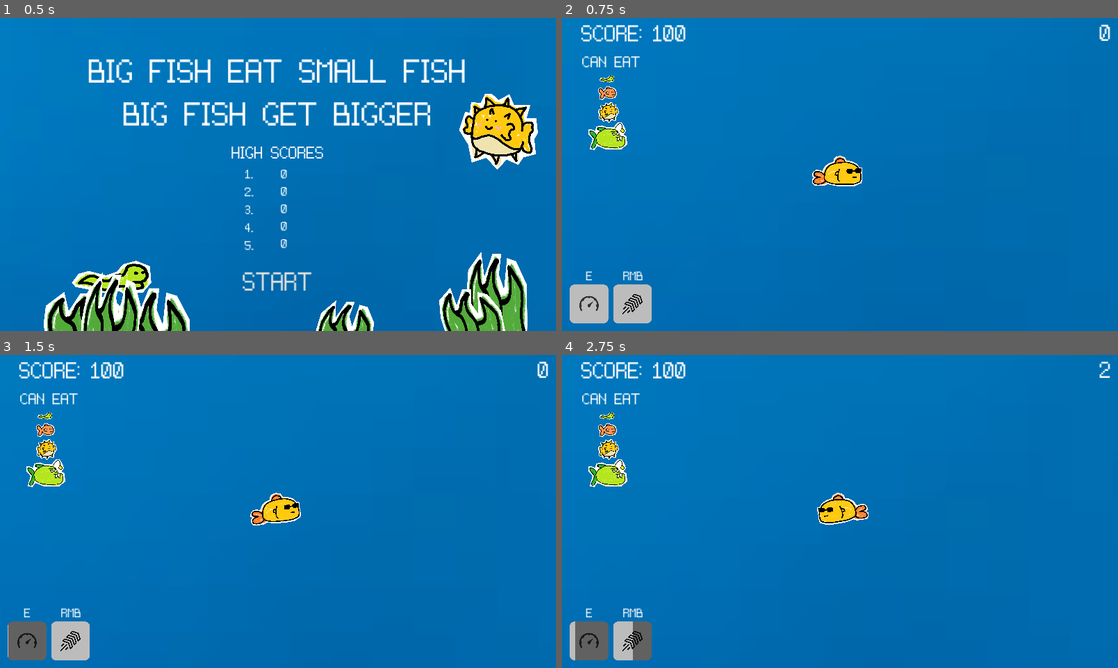
Above: before the commit, frames 1-4 (two rows, left to right).
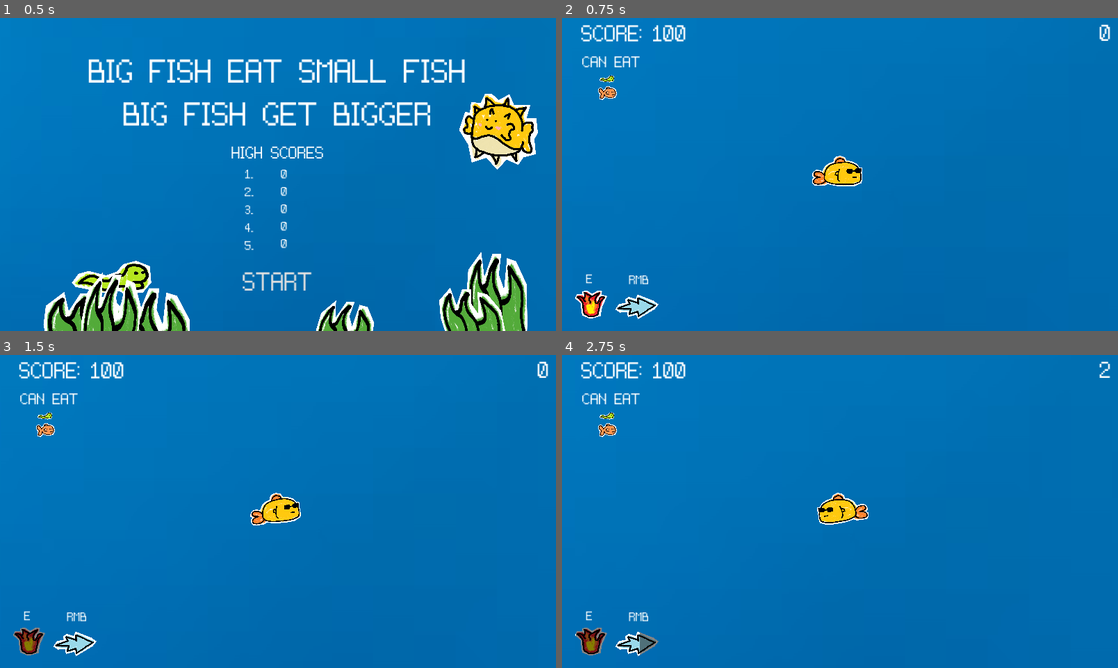
Above: after the commit, the same moments.

Repository: bryanjhdang/gmtk2024
Game: Godot game, scene res://scenes/menu.tscn
The game is run twice, just before and just after one commit, with the same random seed, the same clock (stepped at 60 frames per second) and the same inputs.
Inputs (mouse positions are in pixels of both pictures, inside the frame that each line leads up to):
- Up to frame 1 (0.5 s): no input
- Up to frame 2 (0.75 s): click "START" at 0.5 s
- Up to frame 3 (1.5 s): tap Enter at 1.25 s; move the mouse to (400, 495) at 1.27 s; hold E (frenzy) from 1.28 s (still down); right-click (400, 495) at 1.35 s
- Up to frame 4 (2.75 s): move the mouse to (728, 527) at 2.02 s; release E (frenzy) at 2.03 s; tap E (frenzy) at 2.1 s; right-click (728, 527) at 2.3 s

Frame 1 is identical in both runs. In frame 2, 2.5% of the frame differs, in the area x 1-18%, y 26-98%; in frame 3, 2.5%; in frame 4, 2.5%.

Commit message:
new ability icon

Diff:
--- a/characters/fish/anglerfish.tscn
+++ b/characters/fish/anglerfish.tscn
@@ -14,7 +14,7 @@
 scale = Vector2(0.25, 0.25)
 texture = ExtResource("1_rh6lt")
 script = ExtResource("2_tch0g")
-value = 200.0
+value = 300.0
 fish_detected_speed = 2.0
 
 [node name="fishBody" type="Area2D" parent="."]
--- a/characters/fish/pufferfish.tscn
+++ b/characters/fish/pufferfish.tscn
@@ -14,7 +14,7 @@
 scale = Vector2(0.2, 0.2)
 texture = ExtResource("1_vvk22")
 script = ExtResource("2_jj3yb")
-value = 100.0
+value = 150.0
 fish_detected_speed = 3.0
 
 [node name="fishBody" type="Area2D" parent="."]
--- a/scenes/dash_icon.tscn
+++ b/scenes/dash_icon.tscn
@@ -1,15 +1,15 @@
-[gd_scene load_steps=3 format=3 uid="uid://lpaiudd6wep6"]
+[gd_scene load_steps=3 format=3 uid="uid://c8liqkj7jrh2j"]
 
 [ext_resource type="Script" path="res://scripts/frenzy_icon.gd" id="1_wccc4"]
-[ext_resource type="Texture2D" uid="uid://uu6eitd7btkb" path="res://assets/DashLogo.png" id="2_71bdm"]
+[ext_resource type="Texture2D" uid="uid://1vmmar8kw4pt" path="res://assets/dash_cutout.png" id="2_wlem2"]
 
 [node name="DashIcon" type="Node2D"]
 script = ExtResource("1_wccc4")
 
 [node name="TextureProgressBar" type="TextureProgressBar" parent="."]
-offset_right = 400.0
-offset_bottom = 400.0
-scale = Vector2(0.2, 0.2)
-texture_under = ExtResource("2_71bdm")
-texture_progress = ExtResource("2_71bdm")
+offset_right = 1059.0
+offset_bottom = 913.0
+scale = Vector2(0.1, 0.1)
+texture_under = ExtResource("2_wlem2")
+texture_progress = ExtResource("2_wlem2")
 tint_under = Color(0.517184, 0.517184, 0.517184, 1)
--- a/scenes/frenzy_icon.tscn
+++ b/scenes/frenzy_icon.tscn
@@ -1,7 +1,7 @@
 [gd_scene load_steps=3 format=3 uid="uid://bxxipetcqhoje"]
 
 [ext_resource type="Script" path="res://scripts/frenzy_icon.gd" id="1_0lhda"]
-[ext_resource type="Texture2D" uid="uid://8ov5aa574uwt" path="res://assets/FrenzyLogo.png" id="2_ryxgt"]
+[ext_resource type="Texture2D" uid="uid://2e78iq4dxh5m" path="res://assets/frenzy_cutout.png" id="2_51cmq"]
 
 [node name="FrenzyIcon" type="Node2D"]
 script = ExtResource("1_0lhda")
@@ -9,7 +9,7 @@
 [node name="TextureProgressBar" type="TextureProgressBar" parent="."]
 offset_right = 400.0
 offset_bottom = 400.0
-scale = Vector2(0.2, 0.2)
-texture_under = ExtResource("2_ryxgt")
-texture_progress = ExtResource("2_ryxgt")
+scale = Vector2(0.1, 0.1)
+texture_under = ExtResource("2_51cmq")
+texture_progress = ExtResource("2_51cmq")
 tint_under = Color(0.517184, 0.517184, 0.517184, 1)
--- a/scenes/game_over.tscn
+++ b/scenes/game_over.tscn
@@ -89,6 +89,7 @@
 position = Vector2(491, 274)
 scale = Vector2(0.12771, 0.117832)
 flip_h = true
+value = 50.0
 
 [connection signal="tree_entered" from="." to="." method="_on_tree_entered"]
 [connection signal="visibility_changed" from="." to="." method="_on_visibility_changed"]
--- a/scenes/hud.tscn
+++ b/scenes/hud.tscn
@@ -57,9 +57,9 @@
 
 [node name="Label" type="Label" parent="FrenzyIcon"]
 offset_left = 34.0
-offset_top = -36.0
+offset_top = -30.0
 offset_right = 74.0
-offset_bottom = -4.0
+offset_bottom = 2.0
 theme_override_fonts/font = ExtResource("2_afe6v")
 theme_override_font_sizes/font_size = 24
 text = "E"
@@ -71,10 +71,10 @@
 wait_time = 2.0
 
 [node name="Label" type="Label" parent="DashIcon"]
-offset_left = 21.0
-offset_top = -36.0
-offset_right = 62.0
-offset_bottom = -4.0
+offset_left = 33.0
+offset_top = -28.0
+offset_right = 74.0
+offset_bottom = 4.0
 theme_override_fonts/font = ExtResource("2_afe6v")
 theme_override_font_sizes/font_size = 24
 text = "RMB"
--- a/scripts/game_manager.gd
+++ b/scripts/game_manager.gd
@@ -3,7 +3,7 @@
 @onready var hud = %Hud
 
 var score: float
-var target_score: float = 2000.0
+var target_score: float = 1500.0
 
 func _process(delta: float):
 	if (score >= target_score):
--- a/scripts/hud.gd
+++ b/scripts/hud.gd
@@ -1,4 +1,6 @@
 extends CanvasLayer
+
+@onready var game_manager: Node = %GameManager
 
 @onready var player = %Player
 @onready var frenzy_icon = $FrenzyIcon
@@ -6,11 +8,21 @@
 @onready var dashTimer = $DashIcon/Timer
 @onready var dash_icon = $DashIcon
 
+@onready var regfish = $Fish1
+@onready var tadpole = $Fish2
+@onready var pufferfish = $Fish3
+@onready var anglerfish = $Fish4
+
+const pufferfish_value: float = 150.0
+const anglerfish_value: float = 300.0
+
 var time = 0
 
 func _ready() -> void:
 	frenzyTimer.one_shot = true
 	dashTimer.one_shot = true
+	pufferfish.hide()
+	anglerfish.hide()
 
 func _frenzyCooldown() -> void:
 	frenzyTimer.start()
@@ -30,5 +42,10 @@
 	time += delta
 	$timerLabel.text = "%d" % time
 
+	if game_manager.score > 150:
+		pufferfish.show()
+	if game_manager.score > 300:
+		anglerfish.show()
+
 func _on_dash_timer_timeout():
 	player.can_dash = true
Binary file added: assets/dash_cutout.png
Not shown, added: assets/dash_cutout.png.import
Binary file added: assets/frenzy_cutout.png
Not shown, added: assets/frenzy_cutout.png.import
Not shown: 1 places in scenes/hud.tscn that only renumber resources
